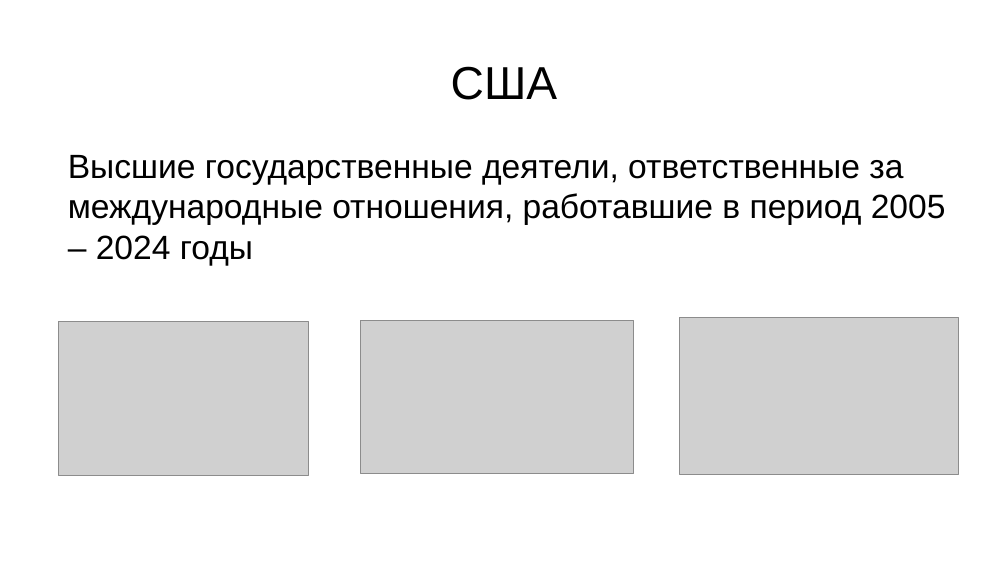
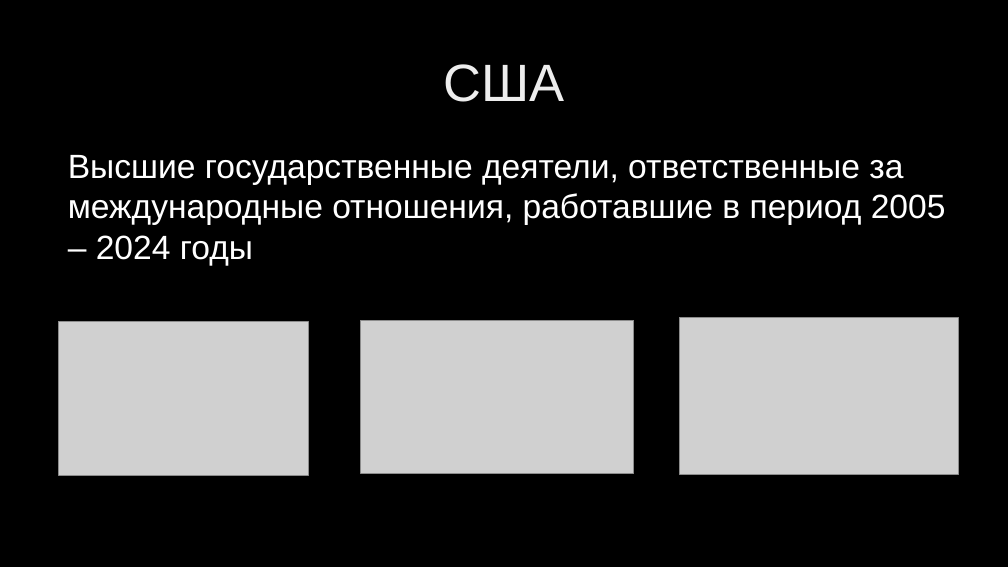
Before and after one commit to belov-anatoly/afrique, a slide deck: slide 7 of Африка_презентация.pptx. Drawn at 1008x567 pixels with LibreOffice and Linux fonts; fonts in the diff are those of the drawing; grey boxes stand for pictures; background and template pictures are left out. Boxes give left, top, right and bottom in pixels: in the first picture for what was removed or moved away, otherwise in the second. Text is boxed around its words. In the diff, an @@ line names an element or a change of style, - is before the commit and + after.

```diff
--- a/Африка_презентация.pptx
+++ b/Африка_презентация.pptx
@@ background #FFFFFF to picture (left out) @@
@@ title "США" at [443,64,564,102]: size 44 to 50 pt, text colour #000000 to gradient #BFBFBF to #EDEDED to #FFFFFF @@
@@ text "Высшие государственные деятели, ответственные за ..." at [68,155,946,266]: text colour #000000 to #FFFFFF @@
```
Also in this commit, not shown: 17 other slides changed, 1 slide added.
